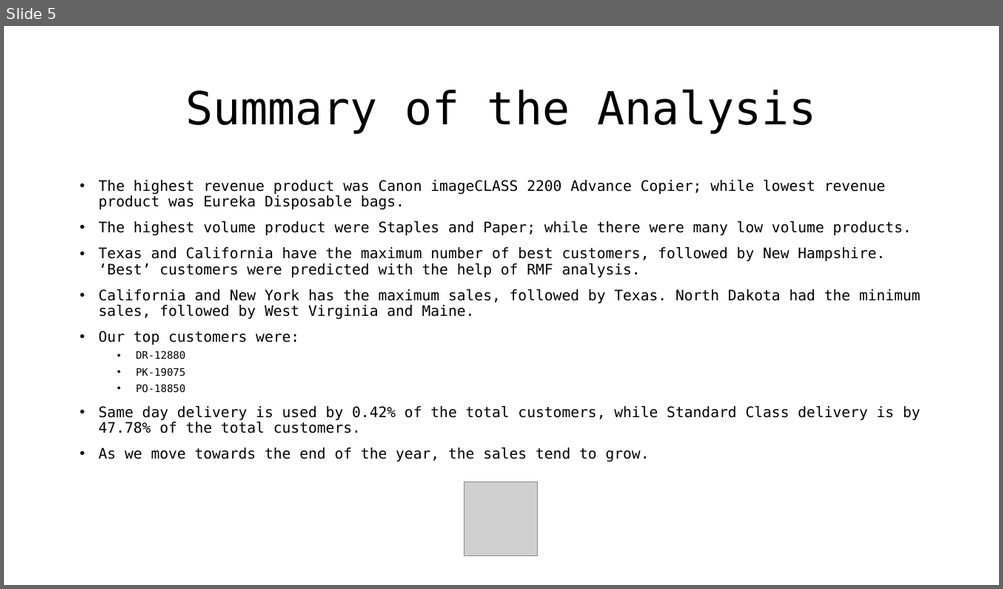
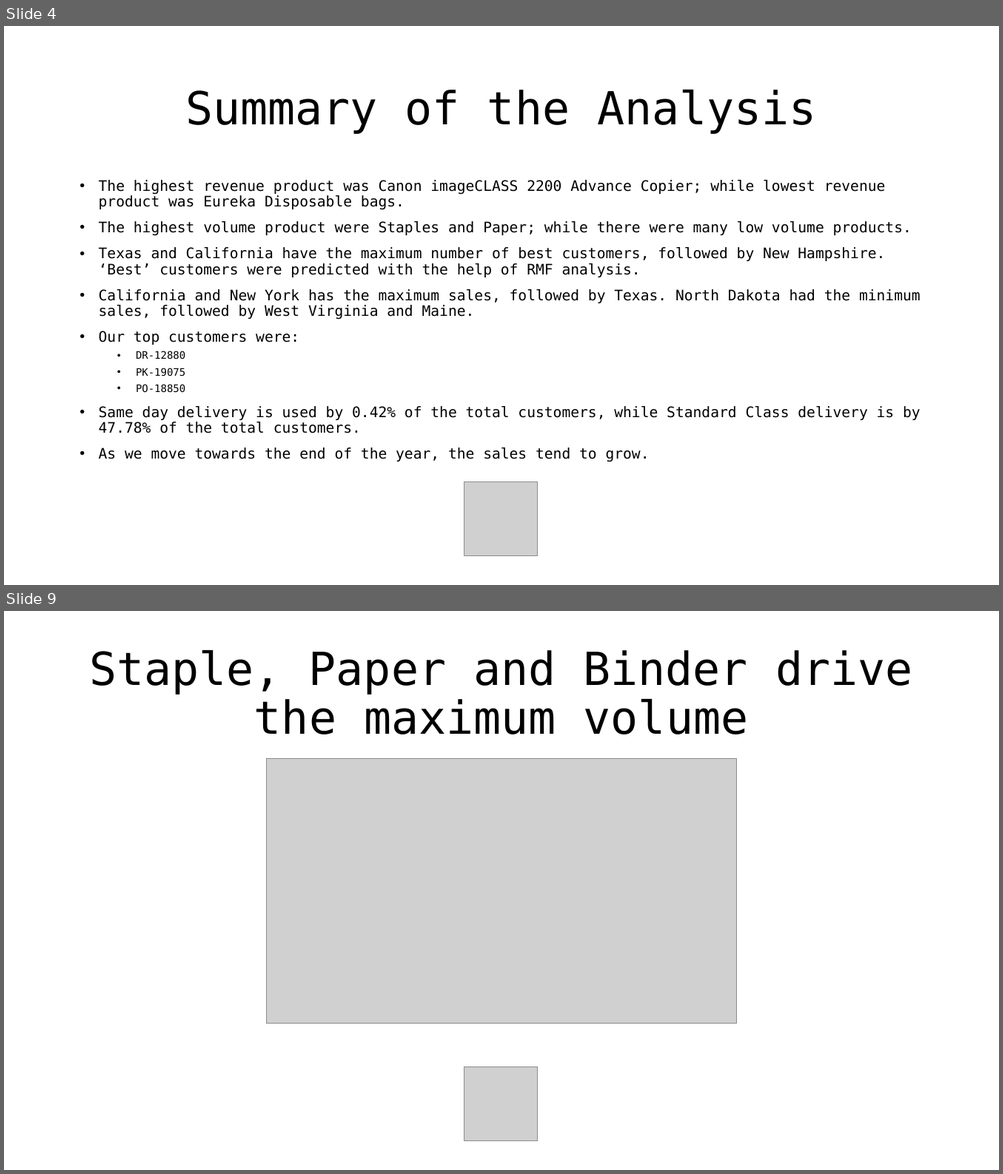
Before and after one commit to duy4nt/Data-Analysis, a slide deck: SuperstoreSalesAnalysis/Superstore Dataset Analysis.pptx. Shown one above the other, each under a label of ours: slide 5 before the commit, slides 4 and 9 after it; the slides between them are not shown. The pictures are 1003x589 and 1003x1174 pixels, drawn with LibreOffice and Linux fonts; fonts in the diff are those of the drawing; grey boxes stand for pictures. Boxes give left, top, right and bottom in pixels: in the first picture for what was removed or moved away, otherwise in the second. Text is boxed around its words. In the diff, an @@ line names an element or a change of style, - is before the commit and + after.

```diff
--- a/SuperstoreSalesAnalysis/Superstore Dataset Analysis.pptx
+++ b/SuperstoreSalesAnalysis/Superstore Dataset Analysis.pptx
@@ slide 9 added at box(4, 611, 999, 1170), background #FFFFFF @@
@@ title added at box(89, 650, 912, 735), 44 pt, text #000000 @@
+Staple, Paper and Binder drive the maximum volume
@@ picture added at box(266, 759, 737, 1024) @@
@@ picture added at box(464, 1068, 537, 1141) @@
@@ what was slide 5 is now slide 4 @@
```
Also in this commit, not shown: 4 slides changed, 14 other slides added, 18 slides removed, 2 other files.
